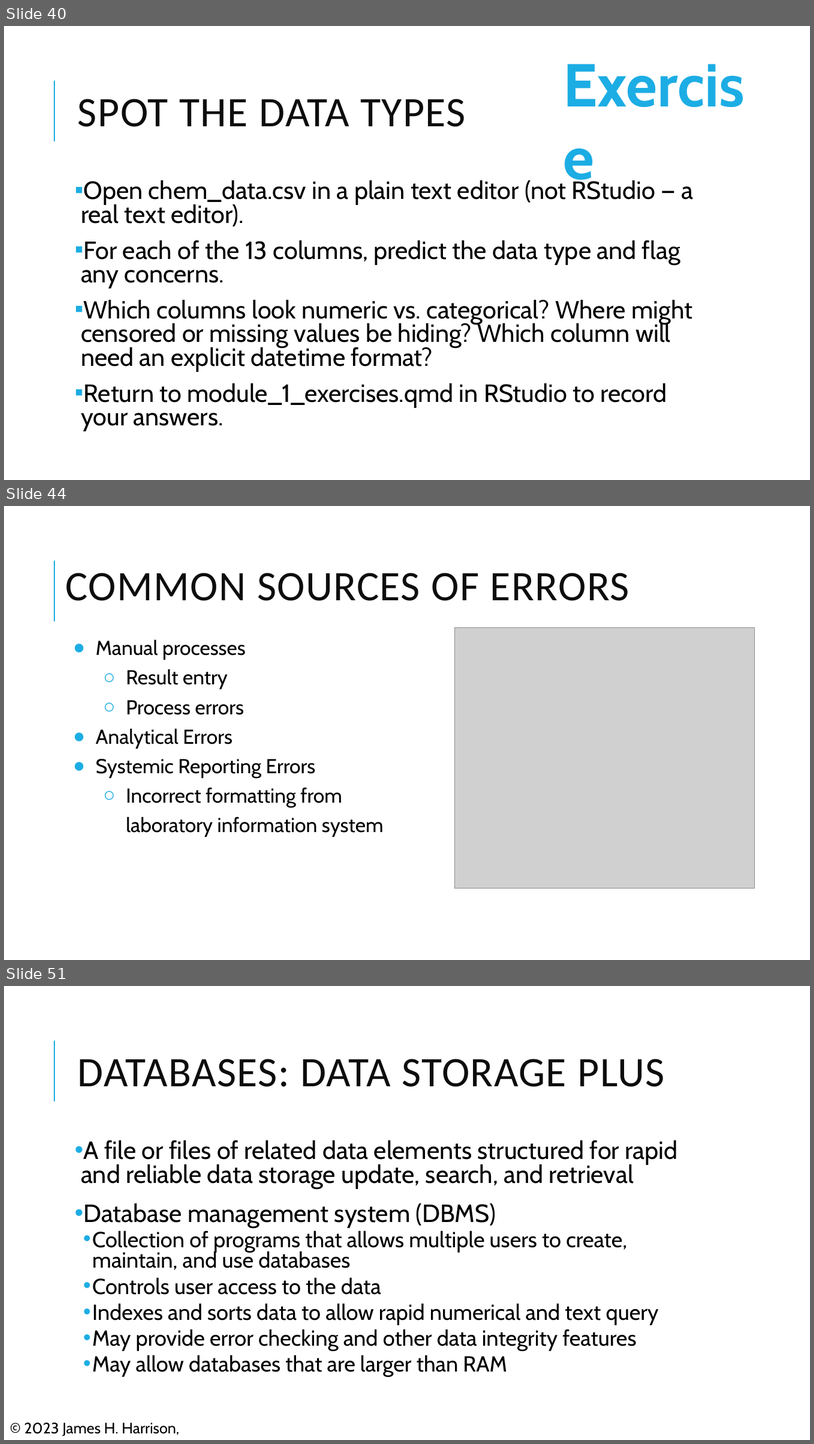
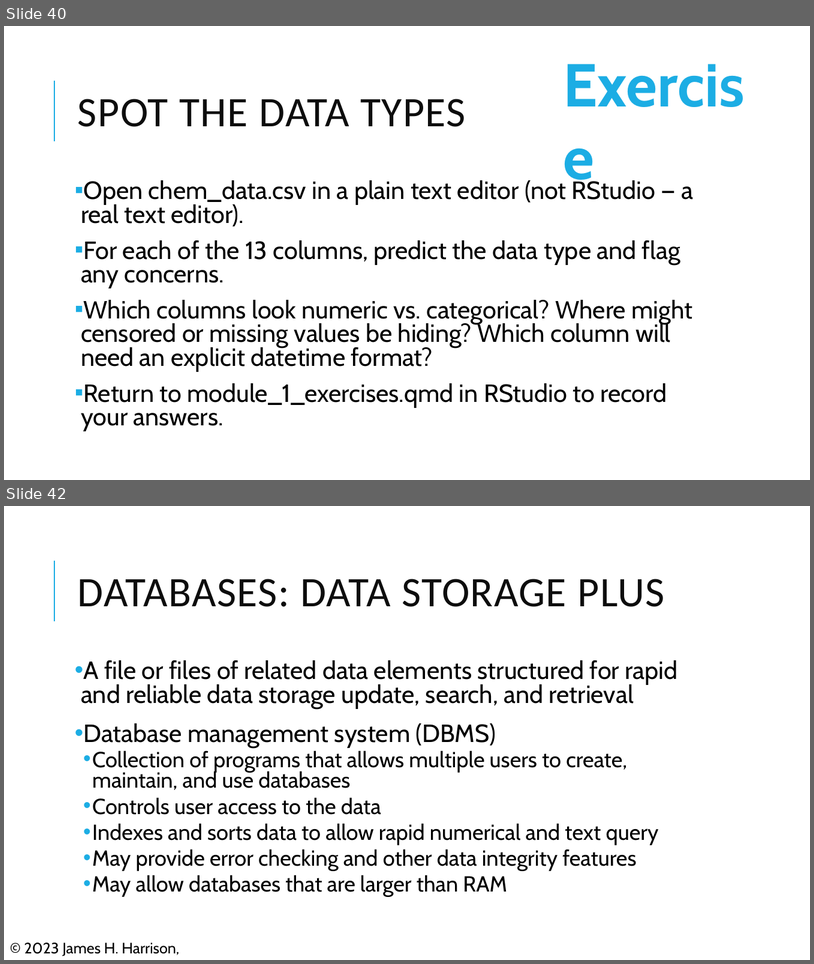
Before and after one commit to pcmathias/MSACL-data-literacy, a slide deck: updates_2026/presentations/Module 1 Slides.pptx. Shown one above the other, each under a label of ours: slides 40, 44 and 51 before the commit, slides 40 and 42 after it; the slides between them are not shown. The pictures are 814x1444 and 814x964 pixels, drawn with LibreOffice and Linux fonts; fonts in the diff are those of the drawing; grey boxes stand for pictures; background and template pictures are left out. Boxes give left, top, right and bottom in pixels: in the first picture for what was removed or moved away, otherwise in the second. Text is boxed around its words. In the diff, an @@ line names an element or a change of style, - is before the commit and + after.

```diff
--- a/updates_2026/presentations/Module 1 Slides.pptx
+++ b/updates_2026/presentations/Module 1 Slides.pptx
@@ slide 44 removed at <box>4,506,810,960</box>, background #FFFFFF; not listed: 1 template element that a slide beside it also shows @@
@@ title removed at <box>65,573,630,601</box> @@
-COMMON SOURCES OF ERRORS
@@ picture removed at <box>455,628,755,888</box> @@
@@ text removed at <box>96,639,384,837</box> @@
-● Manual processes
-  ○ Result entry
-  ○ Process errors
-● Analytical Errors
-● Systemic Reporting Errors
-  ○ Incorrect formatting from laboratory information system
@@ what was slide 51 is now slide 42 @@
```
Also in this commit, not shown: 8 other slides removed, 2 other files.
